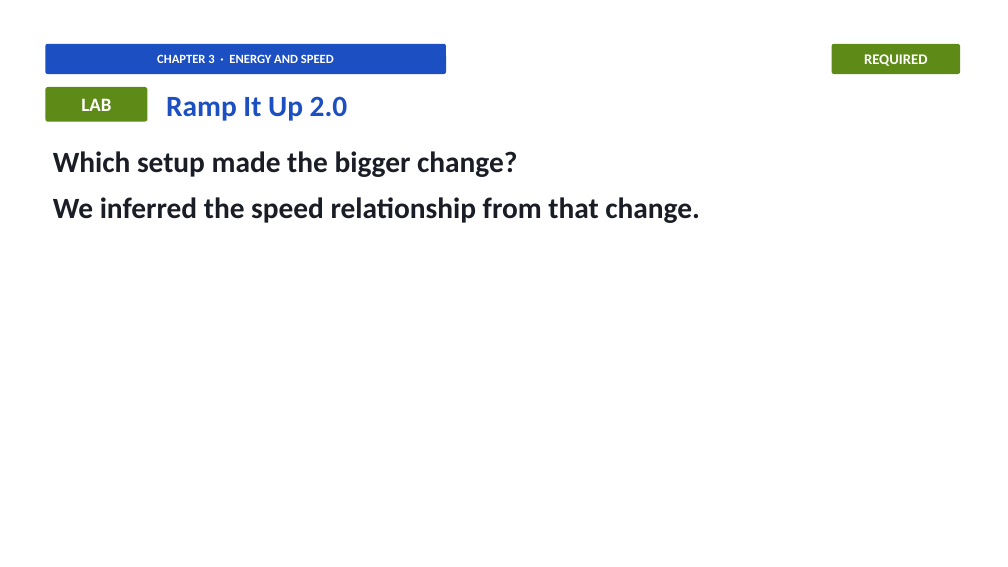
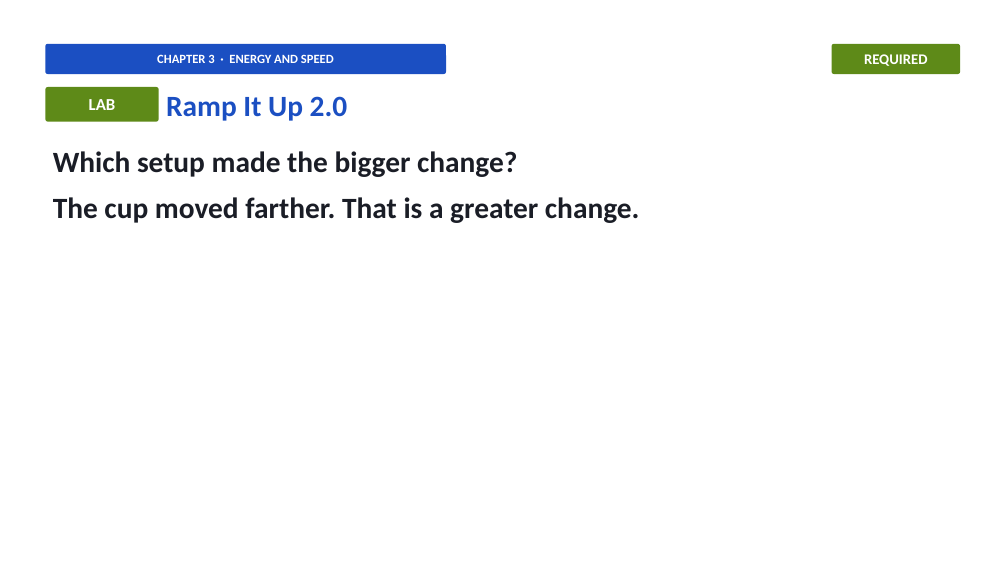
Before and after one commit to owenreagan-cyber/grade-4-energy-transfer-transformation, a slide deck: slide 28 of production/slides/03-ch3-energy-speed-slides.pptx. Drawn at 1008x567 pixels with LibreOffice and Linux fonts; fonts in the diff are those of the drawing. Boxes give left, top, right and bottom in pixels: in the first picture for what was removed or moved away, otherwise in the second. Text is boxed around its words. In the diff, an @@ line names an element or a change of style, - is before the commit and + after.

```diff
--- a/production/slides/03-ch3-energy-speed-slides.pptx
+++ b/production/slides/03-ch3-energy-speed-slides.pptx
@@ rounded rectangle "LAB" resized from (x1=45, y1=87, x2=147, y2=122) to (x1=45, y1=87, x2=159, y2=122) @@
@@ rounded rectangle "LAB" at (x1=45, y1=87, x2=159, y2=122): size 18 to 16 pt @@
@@ text at (x1=53, y1=197, x2=640, y2=223): text changed @@
-We inferred the speed relationship from that change.
+The cup moved farther. That is a greater change.
```
Also in this commit, not shown: 39 other slides changed, 19 other files.
